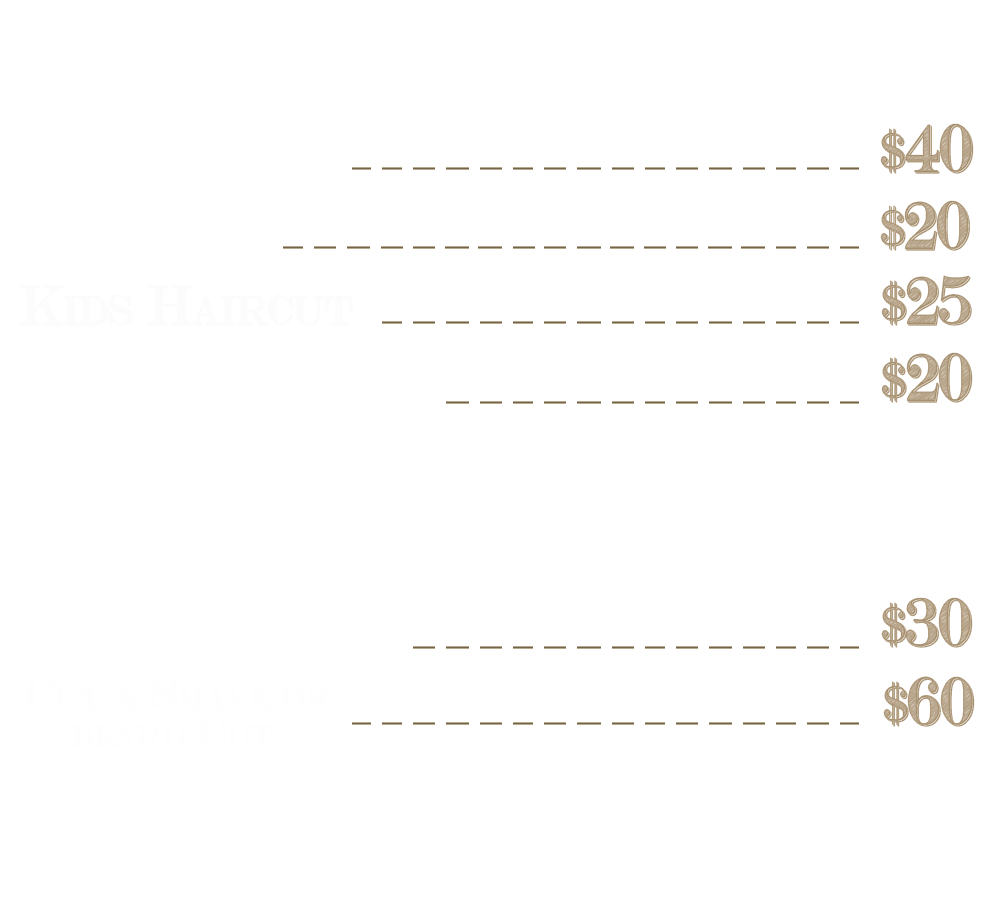
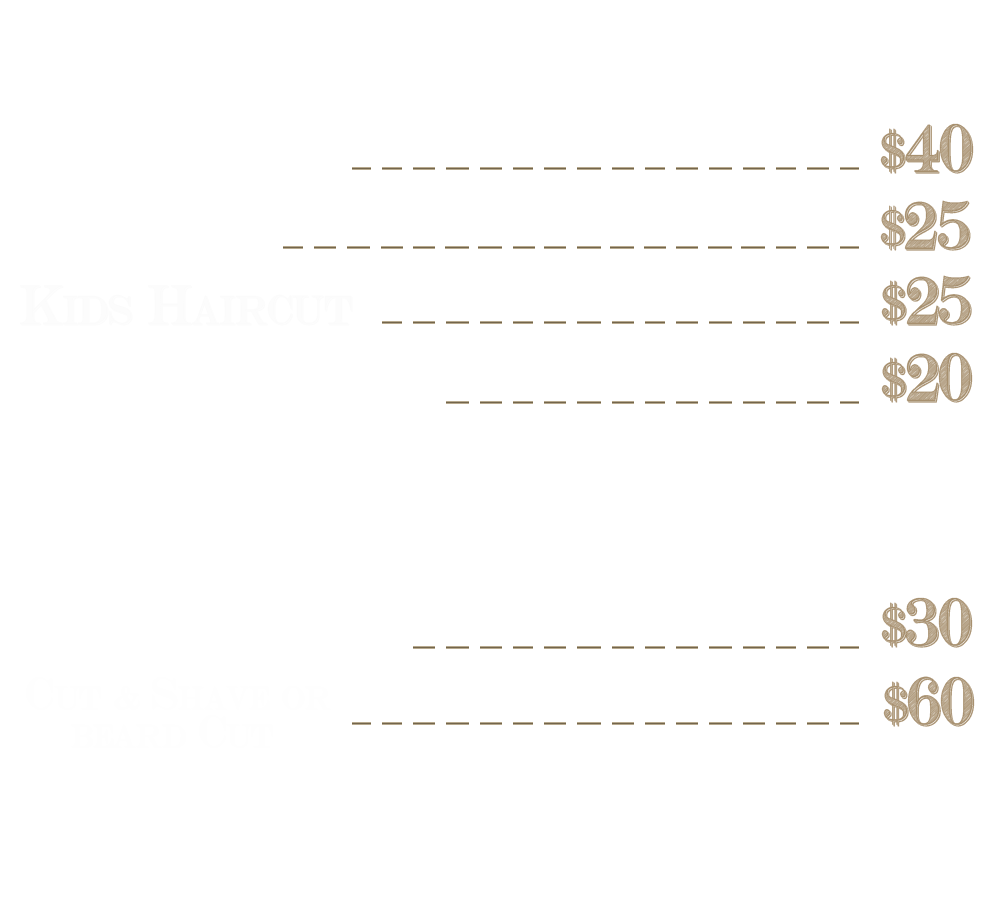
Comparing the layer stacks of the two 1006 x 920 images. Changes:
renamed "$20" to "$25", painted on it over (936, 200, 971, 251)
